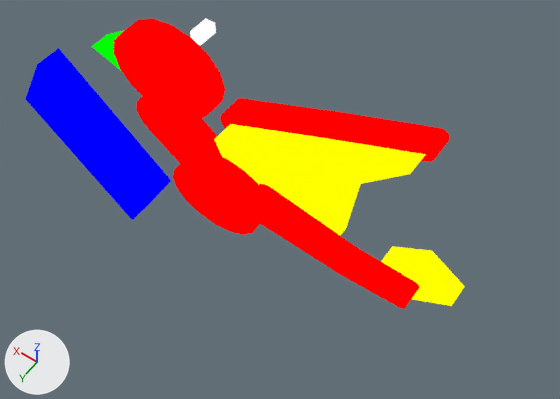
An edit to the Blender file assets-source/blender/dinos/dimorphodon.blend, drawn before and after from the same camera.
Both versions are drawn from a 50 mm camera at (-6.3, 27.7, 56.8) aimed at (14.3, -1.2, 11.4). Lighting does not change. The marker at lower left points along +X, +Y and +Z. The picture after the commit comes second.

The older version as bpy lines, for what is in view:
```python
ob_dinotycoon_dimorphodon_pose0_neck_0 = bpy.data.objects.new('DinoTycoon_dimorphodon_Pose0_neck_0', me_dinotycoon_dimorphodon_pose0_neck_0)
ob_dinotycoon_dimorphodon_pose0_neck_0.location = (0.0, 0.0, 0.0)
ob_dinotycoon_dimorphodon_pose0_tail_0 = bpy.data.objects.new('DinoTycoon_dimorphodon_Pose0_tail_0', me_dinotycoon_dimorphodon_pose0_tail_0)
ob_dinotycoon_dimorphodon_pose0_tail_0.location = (0.0, 0.0, 0.0)
ob_dinotycoon_dimorphodon_pose0_tail_1 = bpy.data.objects.new('DinoTycoon_dimorphodon_Pose0_tail_1', me_dinotycoon_dimorphodon_pose0_tail_1)
ob_dinotycoon_dimorphodon_pose0_tail_1.location = (0.0, 0.0, 0.0)
ob_dinotycoon_dimorphodon_pose0_tail_tip = bpy.data.objects.new('DinoTycoon_dimorphodon_Pose0_tail_tip', me_dinotycoon_dimorphodon_pose0_tail_tip)
ob_dinotycoon_dimorphodon_pose0_tail_tip.location = (0.0, 0.0, 0.0)
ob_dinotycoon_dimorphodon_pose0_tail_vane = bpy.data.objects.new('DinoTycoon_dimorphodon_Pose0_tail_vane', me_dinotycoon_dimorphodon_pose0_tail_vane)
ob_dinotycoon_dimorphodon_pose0_tail_vane.location = (0.0, 0.0, 0.0)
# also in view: 'DinoTycoon_dimorphodon_Pose0_body' at (19.0, 0.0, 10.0); 'DinoTycoon_dimorphodon_Pose0_wing_fingers_0' at (16.5, -5.0, 14.9); 'DinoTycoon_dimorphodon_Pose0_wing_fingers_tip' at (5.0, -5.0, 20.0); 'DinoTycoon_dimorphodon_Pose0_wing_fingers_1' at (8.5, -5.0, 18.4); 'DinoTycoon_dimorphodon_Pose0_near_membrane' at (13.0, -3.0, 14.0)
```
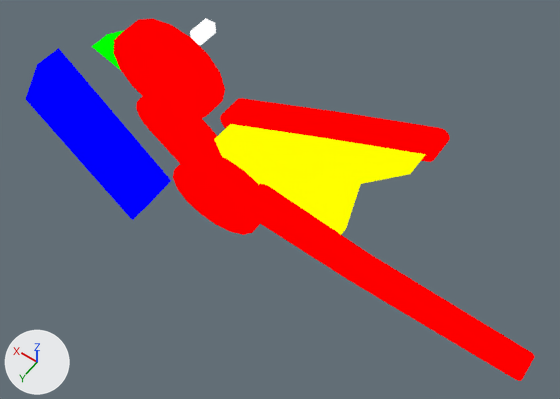
The newer file is also turned or shifted as a whole; pictures and numbers use the older file's frame.

The change, as a diff of the scene's bpy script:
```diff
--- a/assets-source/blender/dinos/dimorphodon.blend.py
+++ b/assets-source/blender/dinos/dimorphodon.blend.py
@@ me_dinotycoon_dimorphodon_pose0_tail_0 @@
-me_dinotycoon_dimorphodon_pose0_tail_0.from_pydata(...)  # 8 vertices, 6 faces; spans x 7.93..16.12, y -2.0..0.0, z 8.4..10.99
-me_dinotycoon_dimorphodon_pose0_tail_0.vertices[0].co = (15.88, -2.0, 10.99)  # pixel (268, 186)
-me_dinotycoon_dimorphodon_pose0_tail_0.vertices[1].co = (7.93, -2.0, 9.6)  # pixel (356, 247)
-me_dinotycoon_dimorphodon_pose0_tail_0.vertices[2].co = (8.07, -2.0, 8.4)
-me_dinotycoon_dimorphodon_pose0_tail_0.vertices[3].co = (16.12, -2.0, 9.01)
-me_dinotycoon_dimorphodon_pose0_tail_0.vertices[4].co = (15.88, 0.0, 10.99)
-me_dinotycoon_dimorphodon_pose0_tail_0.vertices[5].co = (7.93, 0.0, 9.6)  # pixel (341, 266)
-me_dinotycoon_dimorphodon_pose0_tail_0.vertices[6].co = (8.07, 0.0, 8.4)  # pixel (339, 273)
-me_dinotycoon_dimorphodon_pose0_tail_0.vertices[7].co = (16.12, 0.0, 9.01)
+me_dinotycoon_dimorphodon_pose0_tail_0.from_pydata(...)  # 8 vertices, 6 faces; spans x 6.92..16.11, y -2.0..0.0, z 8.3..10.99
+# me_dinotycoon_dimorphodon_pose0_tail_0 part 1
+me_dinotycoon_dimorphodon_pose0_tail_0.vertices[0].co = (15.89, -2.0, 10.99)  # pixel (268, 186)
+me_dinotycoon_dimorphodon_pose0_tail_0.vertices[1].co = (6.92, -2.0, 9.7)  # pixel (368, 253)
+me_dinotycoon_dimorphodon_pose0_tail_0.vertices[2].co = (7.08, -2.0, 8.3)
+me_dinotycoon_dimorphodon_pose0_tail_0.vertices[3].co = (16.11, -2.0, 9.01)
+me_dinotycoon_dimorphodon_pose0_tail_0.vertices[4].co = (15.89, 0.0, 10.99)
+me_dinotycoon_dimorphodon_pose0_tail_0.vertices[5].co = (6.92, 0.0, 9.7)  # pixel (353, 272)
+me_dinotycoon_dimorphodon_pose0_tail_0.vertices[6].co = (7.08, 0.0, 8.3)  # pixel (350, 281)
+me_dinotycoon_dimorphodon_pose0_tail_0.vertices[7].co = (16.11, 0.0, 9.01)
 me_dinotycoon_dimorphodon_pose0_tail_0.materials.append(mat_dinotycoon_role_b)
@@ me_dinotycoon_dimorphodon_pose0_tail_1 @@
-me_dinotycoon_dimorphodon_pose0_tail_1.from_pydata(...)  # 8 vertices, 6 faces; spans x 3.0..8.0, y -2.0..0.0, z 8.4..9.6
-me_dinotycoon_dimorphodon_pose0_tail_1.vertices[0].co = (8.0, -2.0, 9.6)  # pixel (355, 246)
-me_dinotycoon_dimorphodon_pose0_tail_1.vertices[1].co = (3.0, -2.0, 9.4)  # pixel (415, 282)
-me_dinotycoon_dimorphodon_pose0_tail_1.vertices[2].co = (3.0, -2.0, 8.6)
-me_dinotycoon_dimorphodon_pose0_tail_1.vertices[3].co = (8.0, -2.0, 8.4)
-me_dinotycoon_dimorphodon_pose0_tail_1.vertices[4].co = (8.0, 0.0, 9.6)  # pixel (341, 265)
-me_dinotycoon_dimorphodon_pose0_tail_1.vertices[5].co = (3.0, 0.0, 9.4)  # pixel (401, 301)
-me_dinotycoon_dimorphodon_pose0_tail_1.vertices[6].co = (3.0, 0.0, 8.6)  # pixel (399, 307)
-me_dinotycoon_dimorphodon_pose0_tail_1.vertices[7].co = (8.0, 0.0, 8.4)  # pixel (340, 274)
+me_dinotycoon_dimorphodon_pose0_tail_1.from_pydata(...)  # 8 vertices, 6 faces; spans x -6.02..7.03, y -2.0..0.0, z 8.1..9.7
+# me_dinotycoon_dimorphodon_pose0_tail_1 part 2
+me_dinotycoon_dimorphodon_pose0_tail_1.vertices[0].co = (6.97, -2.0, 9.7)  # pixel (367, 252)
+me_dinotycoon_dimorphodon_pose0_tail_1.vertices[1].co = (-6.02, -2.0, 8.9)  # pixel (530, 352)
+me_dinotycoon_dimorphodon_pose0_tail_1.vertices[2].co = (-5.98, -2.0, 8.1)
+me_dinotycoon_dimorphodon_pose0_tail_1.vertices[3].co = (7.03, -2.0, 8.3)
+me_dinotycoon_dimorphodon_pose0_tail_1.vertices[4].co = (6.97, 0.0, 9.7)  # pixel (353, 271)
+me_dinotycoon_dimorphodon_pose0_tail_1.vertices[5].co = (-6.02, 0.0, 8.9)  # pixel (518, 374)
+me_dinotycoon_dimorphodon_pose0_tail_1.vertices[6].co = (-5.98, 0.0, 8.1)  # pixel (514, 379)
+me_dinotycoon_dimorphodon_pose0_tail_1.vertices[7].co = (7.03, 0.0, 8.3)  # pixel (351, 281)
 me_dinotycoon_dimorphodon_pose0_tail_1.materials.append(mat_dinotycoon_role_b)
@@ me_dinotycoon_dimorphodon_pose0_tail_tip @@
-me_dinotycoon_dimorphodon_pose0_tail_tip.from_pydata(...)  # 32 vertices, 18 faces; spans x 2.6..3.4, y -2.0..0.0, z 8.6..9.4
+me_dinotycoon_dimorphodon_pose0_tail_tip.from_pydata(...)  # 32 vertices, 18 faces; spans x -6.4..-5.6, y -2.0..0.0, z 8.1..8.9
+# me_dinotycoon_dimorphodon_pose0_tail_tip part 3: the whole mesh is moved by (-9.0, 0.0, -0.5)
 me_dinotycoon_dimorphodon_pose0_tail_tip.materials.append(mat_dinotycoon_role_b)
@@ ob_dinotycoon_dimorphodon_pose0_tail_vane @@
-ob_dinotycoon_dimorphodon_pose0_tail_vane = bpy.data.objects.new('DinoTycoon_dimorphodon_Pose0_tail_vane', me_dinotycoon_dimorphodon_pose0_tail_vane)
```

Location of each change, (x1, y1, x2, y2) in pixels of the pictures (560 x 399 px):
'DinoTycoon_dimorphodon_Pose0_tail_1', reshaped (137% wider, 105% taller): before (340, 247, 415, 308); after (351, 253, 530, 379)
'DinoTycoon_dimorphodon_Pose0_tail_0', reshaped (12% wider, 9% taller): before (260, 187, 356, 273); after (260, 187, 368, 281)
'DinoTycoon_dimorphodon_Pose0_tail_vane', deleted (yellow): before (381, 246, 465, 306)
'DinoTycoon_dimorphodon_Pose0_tail_tip', moved: before (395, 282, 419, 309); after (511, 352, 535, 381)
